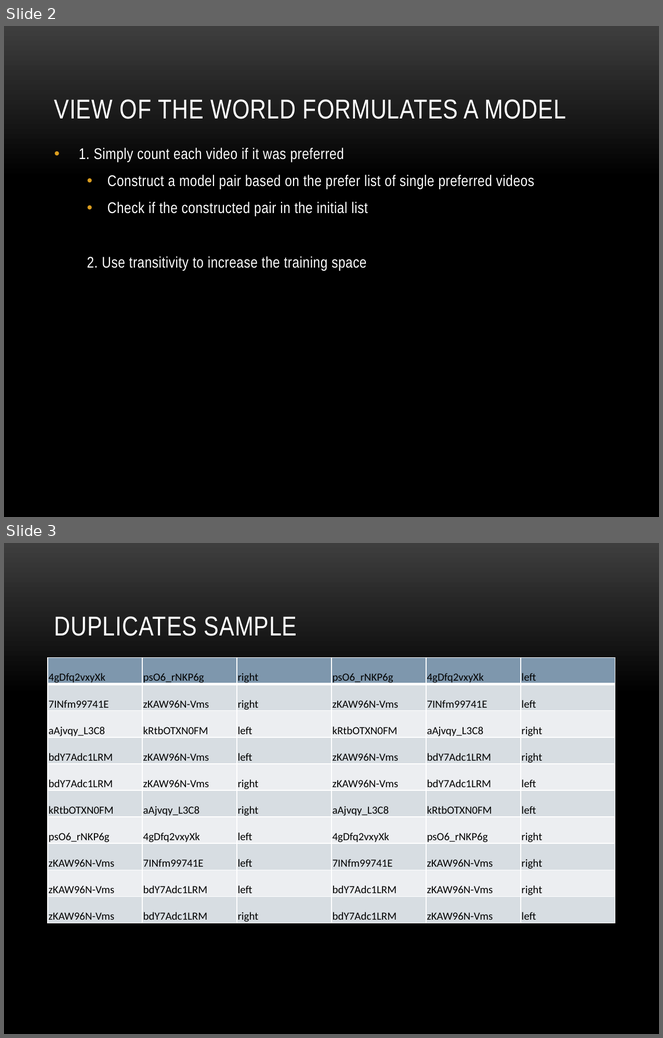
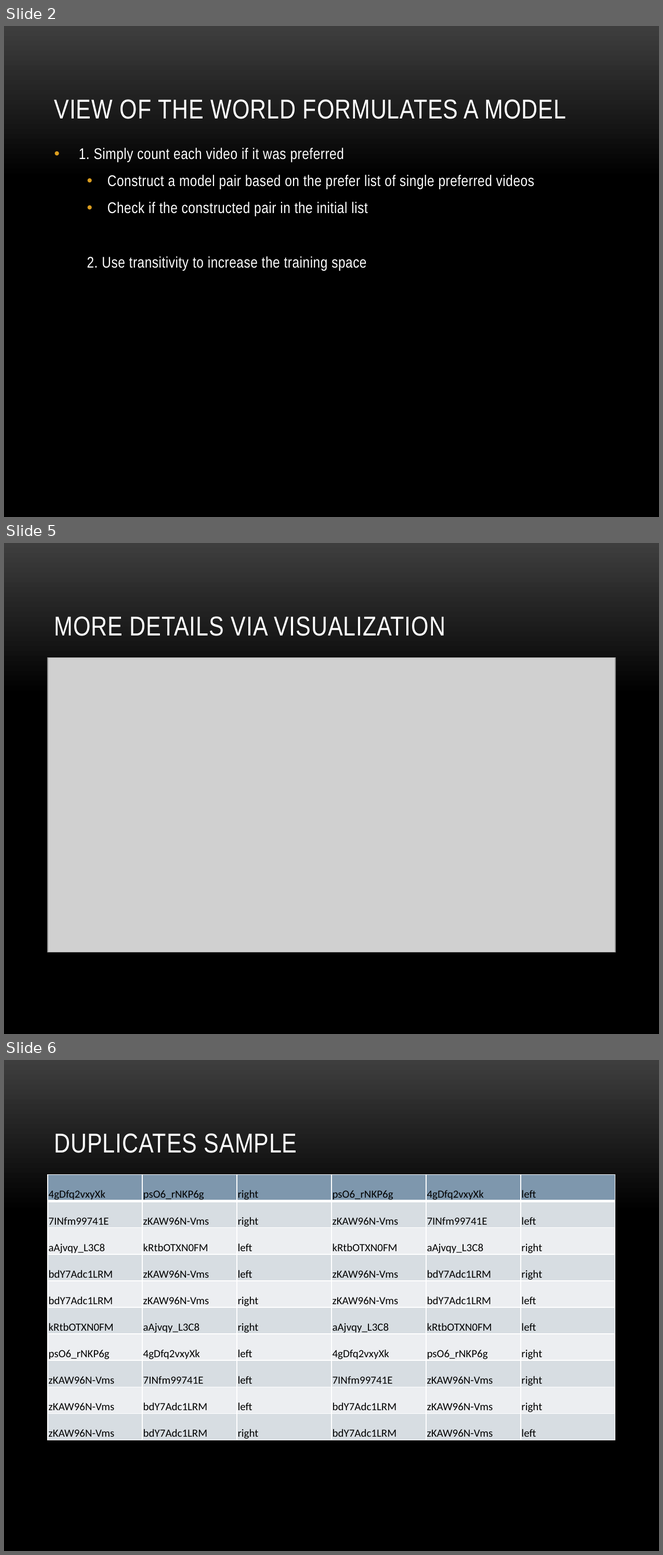
Before and after one commit to veravira/video-recom, a slide deck: src/main/script/sample.pptx. Shown one above the other, each under a label of ours: slides 2 and 3 before the commit, slides 2, 5 and 6 after it; the slides between them are not shown. The pictures are 663x1038 and 663x1555 pixels, drawn with LibreOffice and Linux fonts; fonts in the diff are those of the drawing; grey boxes stand for pictures; background and template pictures are left out. Boxes give left, top, right and bottom in pixels: in the first picture for what was removed or moved away, otherwise in the second. Text is boxed around its words. In the diff, an @@ line names an element or a change of style, - is before the commit and + after.

```diff
--- a/src/main/script/sample.pptx
+++ b/src/main/script/sample.pptx
@@ slide 5 added at [4,543,659,1034], background picture (left out) @@
@@ title added at [54,616,445,636], 30 pt, text #FFFFFF @@
+MORE DETAILS VIA VISUALIZATION
@@ picture added at [48,657,616,953] @@
@@ what was slide 3 is now slide 6 @@
```
Also in this commit, not shown: 2 other slides added, 4 other files.
